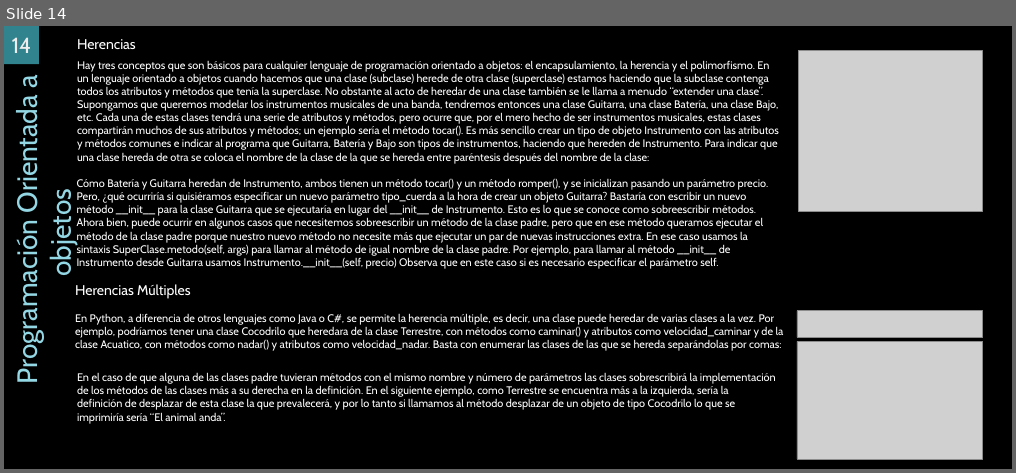
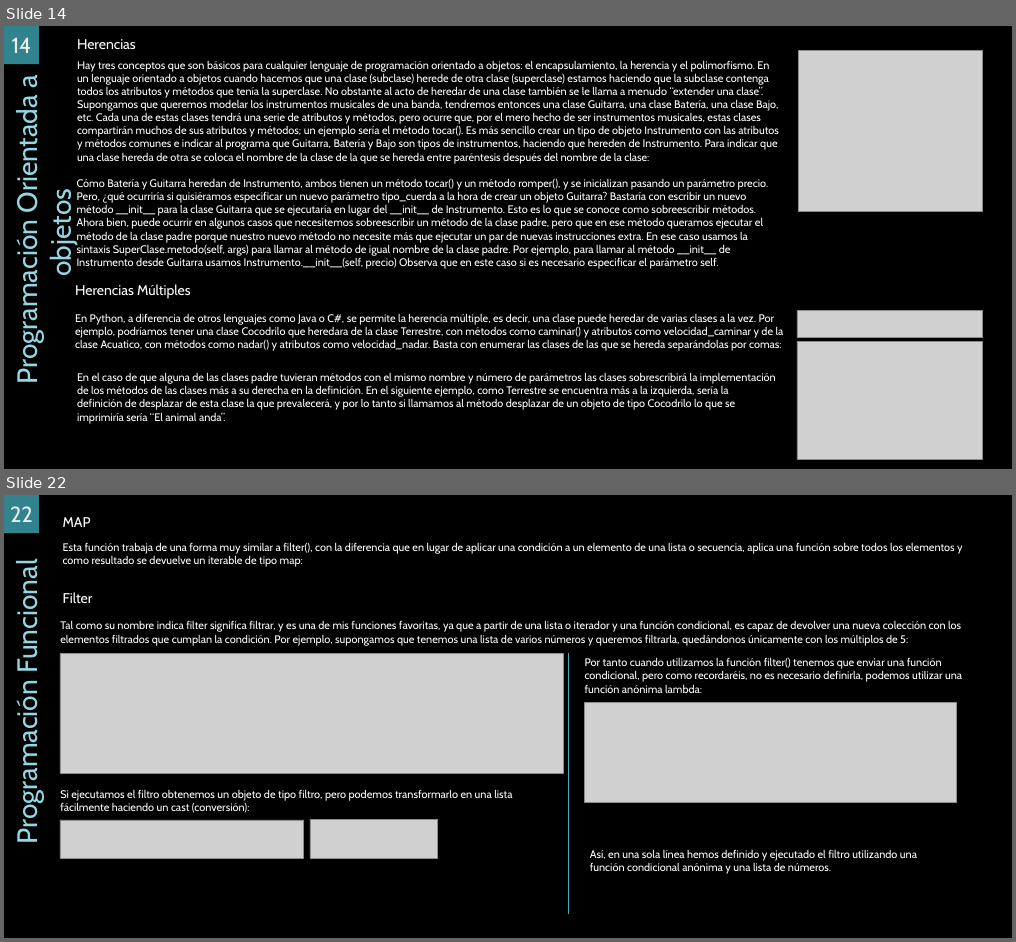
Before and after one commit to ErnestoUrrutia/EDC, a slide deck: PY/Material.pptx. Shown one above the other, each under a label of ours: slide 14 before the commit, slides 14 and 22 after it; the slides between them are not shown. The pictures are 1016x473 and 1016x942 pixels, drawn with LibreOffice and Linux fonts; fonts in the diff are those of the drawing; grey boxes stand for pictures; background and template pictures are left out. Boxes give left, top, right and bottom in pixels: in the first picture for what was removed or moved away, otherwise in the second. Text is boxed around its words. In the diff, an @@ line names an element or a change of style, - is before the commit and + after.

```diff
--- a/PY/Material.pptx
+++ b/PY/Material.pptx
@@ slide 22 added at box(4, 495, 1012, 938), background picture (left out) @@
@@ page number added at box(4, 495, 39, 533), fill #31828E, 28 pt, text gradient #9E9E9E to #EDEDED to #FFFFFF @@
+22
@@ text added at box(63, 517, 91, 527), 18 pt, text #FFFFFF @@
+MAP
@@ text added at box(63, 542, 963, 567), 14 pt, text #FFFFFF @@
+Esta función trabaja de una forma muy similar a filter(), con la diferencia que en lugar de aplicar una condición a un elemento de una lista o secuencia, aplica una función sobre todos los elementos y como resultado se devuelve un iterable de tipo map:
@@ text added at box(10, 570, 44, 839), 36 pt, text #94D7E4 @@
+Programación Funcional
@@ text added at box(63, 592, 93, 603), 18 pt, text #FFFFFF @@
+Filter
@@ text added at box(60, 620, 961, 646), 14 pt, text #FFFFFF @@
+Tal como su nombre indica filter significa filtrar, y es una de mis funciones favoritas, ya que a partir de una lista o iterador y una función condicional, es capaz de devolver una nueva colección con los elementos filtrados que cumplan la condición. Por ejemplo, supongamos que tenemos una lista de varios números y queremos filtrarla, quedándonos únicamente con los múltiplos de 5:
@@ picture added at box(60, 654, 563, 773) @@
@@ line added from (568, 654) to (568, 914), #41AEBD 0.5 pt @@
@@ text added at box(585, 657, 962, 693), 14 pt, text #FFFFFF @@
+Por tanto cuando utilizamos la función filter() tenemos que enviar una función condicional, pero como recordaréis, no es necesario definirla, podemos utilizar una función anónima lambda:
@@ picture added at box(584, 702, 956, 802) @@
@@ text added at box(60, 789, 512, 813), 14 pt, text #FFFFFF @@
+Si ejecutamos el filtro obtenemos un objeto de tipo filtro, pero podemos transformarlo en una lista fácilmente haciendo un cast (conversión):
@@ picture added at box(60, 819, 304, 858) @@
@@ picture added at box(310, 819, 437, 858) @@
@@ text added at box(590, 849, 917, 874), 14 pt, text #FFFFFF @@
+Así, en una sola línea hemos definido y ejecutado el filtro utilizando una función condicional anónima y una lista de números.
```
Also in this commit, not shown: 3 slides changed, 11 other slides added, 2 slides removed, 36 other files.
